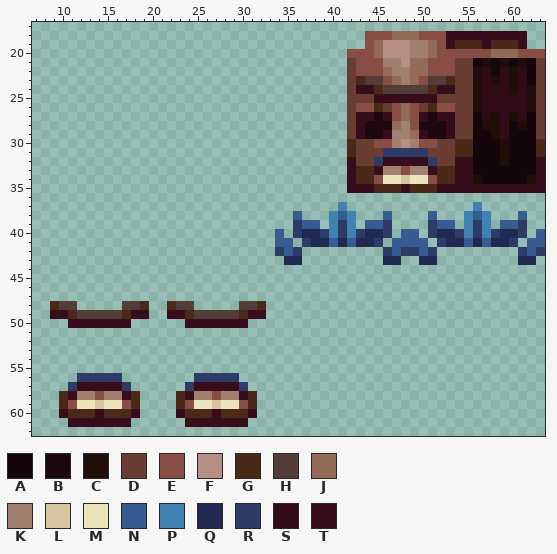
A pixel-art sprite gets an edit: src/main/resources/assets/vintagevibes/textures/models/armor/volcanic_mask.png. Above is the file before it was changed.
The file is 64x64 pixels. Colours within 5 levels of each other are drawn and written as one. Shown: x 7..63, y 17..62.
Palette (. is transparent): A #14060a  B #1e080f  C #1f0f08  D #6a3d32  E #884d44  F #b68e83  G #4a2919  H #523e37  J #936b58  K #a28070  L #d7c59f  M #ece5bb  N #365c91  P #4082b2  Q #212852  R #2e3b67  S #310b17  T #370d1b
Pixels before (only the part around the change), first column x 7:
17 .........................................................
18 .....................................EEEJJJEEETTTTTTTTT..
19 .....................................EJFFFKKJETGGGTGGGT..
20 ...................................EEEJFFFKKJEEEEEEJJJEEE
21 ...................................DEEEKKFJJEEEDDACACACAD
22 ...................................DEEEJKKJJEEEDDCSASCSAD
23 ...................................DGHHEJKJEHHGDDCSCSCSAD
24 ...................................DTTGHHHHHGTTDDCSSSCSCD
25 ...................................DDDTTTTTTTDDDDCSSSSSCD
26 ...................................DEEGDEJEDGEEDDCSSSSSCD
27 ...................................DTTBTEJETBTTDDASCSCSAD
28 ...................................DTBBBJKEBBBTDDACCSACAD
29 ...................................DTBBTKKJTBBTDDAACSAAAD
30 ...................................GDDEEKFKEEDDGGAAACAAAG
31 ...................................GDDDRRRRRDDDGGAAACAAAG
32 ...................................TDDRTTTTTRDDTTAAACAAAT
33 ...................................TGGTKKEKKTGGTTAAAAAAAT
34 ...................................TGGEMMLMMEGGTTCAAAAACT
35 ...................................TTTGGGTGGGTTTTTTTTTTTT
36 .........................................................
37 ..................................P..............P.......
38 .............................N...PNP...N....N...PNP...N..
39 .............................RNN.PRP.NNR....RNN.PRP.NNR..
40 ...........................N.RQQRPRPRQQR.NN.RQQRPRPRQQR.N
41 ...........................NN.RQQNQNQQR.NNNN.RQQNQNQQR.NN
42 ...........................RNR.........RNRRNR.........RNR
43 ............................QQ.........QQ..QQ.........QQ.
44 .........................................................
45 .........................................................
46 .........................................................
47 .........................................................
48 ..GHH.....HHG..GHH.....HHG...............................
49 ..TTGHHHHHGTT..TTGHHHHHGTT...............................
50 ....TTTTTTT......TTTTTTT.................................
51 .........................................................
52 .........................................................
53 .........................................................
54 .........................................................
55 .........................................................
56 .....RRRRR........RRRRR..................................
57 ....RTTTTTR......RTTTTTR.................................
58 ...GTKKEKKTG....GTKKEKKTG................................
59 ...GEMMLMMEG....GEMMLMMEG................................
60 ...TGGGTGGGT....TGGGTGGGT................................
61 ....TTTTTTT......TTTTTTT.................................
62 .........................................................
After the commit:
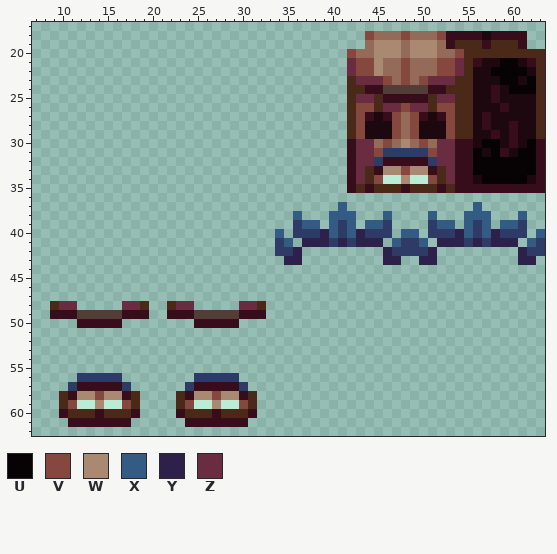
Colours new in this view: U #070304  V #86483e  W #aa8973  X #345b84  Y #2d204a  Z #692c40
The commit says: masks that i hate
Diff:
colour M: #ece5bb -> #bbecd5
Changed rows in their new state; - is a pixel that keeps its letter.
first column x 34:
18 ----------VJJ-V-JJV----B------
19 ----------JWWWJWWWJ-----------
20 --------VJJWWWJWWWJJVGGGGGGGGG
21 --------ZVVWJJV--JVVZGTBBUUBTG
22 --------ZVVW-JV--JVVZGBBUUUUBG
23 --------GZZZV-V-VZZZGGBBBUUBUG
24 --------GG-T-----T-GGGBBTBUUUG
25 --------GZZG-----GZZGGBBTBBBBG
26 --------GVV-ZZVZZ-VVGGBBBTBBBG
27 --------GV---V-V---VGGBTBBBBBG
28 --------GV---VJV---VGGBTBBTBBG
29 --------GV--BVJVB--VGGBBTBTBBG
30 --------TZZJVJWJVJZZTTBUUBTBUT
31 --------TZZV-----VZZTTUBUTBUUT
32 ---------ZZ-------ZZ--UUUUUUU-
33 ---------Z--WWVWW--Z--UUUUUUU-
34 ---------Z-V--W--V-Z--BUUUUUB-
35 ---------G---------G----------
37 -------X--------------X-------
38 --X---XXX---X----X---XXX---X--
39 ---XX-X-X-XX------XX-X-X-XX---
40 X--RRYX-XYRR--XX--RRYX-XYRR--X
41 RX-YYYRYRYYY-XRRX-YYYRYRYYY-XR
42 -RY---------YR--RY---------YR-
43 -YY---------YY--YY---------YY-
first column x 10:
48 ZZ-----ZZ----ZZ-----ZZ
49 -T-----T------T-----T-
50 -.-----.------.-----.-
first column x 11:
58 -WWVWW--------WWVWW-
59 V--W--V------V--W--V
Changed places in both pictures, as pixel boxes (x1, y1, x2, y2):
changed: (275, 31, 545, 265)
changed: (59, 301, 77, 328)
changed: (122, 301, 140, 328)
changed: (176, 301, 194, 328)
changed: (239, 301, 257, 328)
changed: (68, 391, 131, 409)
changed: (185, 391, 248, 409)
